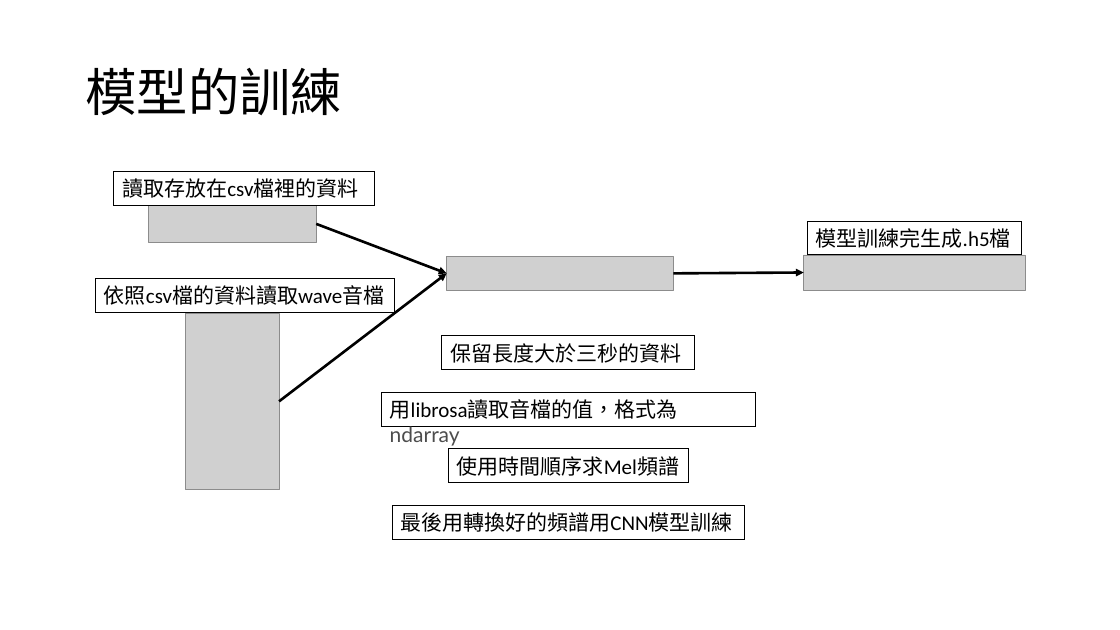
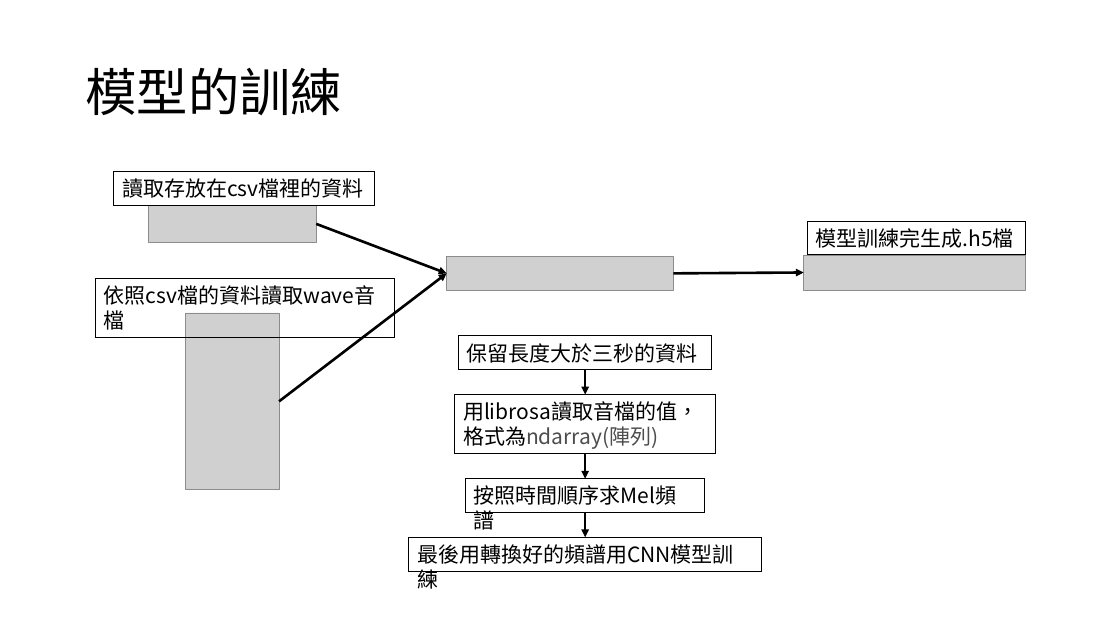
Before and after one commit to Luno82o/FinalProject-Impossible, a slide deck: slide 7 of audio.pptx. Drawn at 1120x630 pixels with LibreOffice and Linux fonts; fonts in the diff are those of the drawing; grey boxes stand for pictures. Boxes give left, top, right and bottom in pixels: in the first picture for what was removed or moved away, otherwise in the second. Text is boxed around its words. In the diff, an @@ line names an element or a change of style, - is before the commit and + after.

```diff
--- a/audio.pptx
+++ b/audio.pptx
@@ rectangle "模型訓練完生成.h5檔": place and size @@
-rectangle "模型訓練完生成.h5檔" at [807, 221, 1022, 255]
+rectangle "模型訓練完生成.h5檔" at [807, 221, 1026, 255]
@@ rectangle "依照csv檔的資料讀取wave音檔": place and size @@
-rectangle "依照csv檔的資料讀取wave音檔" at [96, 278, 394, 312]
+rectangle "依照csv檔的資料讀取wave音檔" at [96, 278, 394, 338]
@@ rectangle "保留長度大於三秒的資料": place and size @@
-rectangle "保留長度大於三秒的資料" at [442, 336, 695, 370]
+rectangle "保留長度大於三秒的資料" at [459, 336, 712, 370]
@@ arrow added from (586, 370) to (586, 395), #000000 2.25 pt @@
@@ rectangle "用librosa讀取音檔的值，": place and size @@
-rectangle "用librosa讀取音檔的值，" at [381, 392, 755, 426]
+rectangle "用librosa讀取音檔的值，" at [455, 395, 716, 455]
@@ text in rectangle at [463, 401, 698, 449]: text changed; font Calibri to Noto Sans CJK SC @@
-用librosa讀取音檔的值，格式為ndarray
+用librosa讀取音檔的值，
+格式為ndarray(陣列)
@@ rectangle "按照時間順序求Mel頻譜": place and size @@
-rectangle "按照時間順序求Mel頻譜" at [449, 450, 688, 483]
+rectangle "按照時間順序求Mel頻譜" at [465, 479, 705, 513]
@@ arrow added from (586, 454) to (586, 479), #000000 2.25 pt @@
@@ text in rectangle at [474, 485, 677, 505]: text changed; font Calibri to Noto Sans CJK SC @@
-使用時間順序求Mel頻譜
+按照時間順序求Mel頻譜
@@ font Calibri to Noto Sans CJK SC in 5 elements at [114, 171, 375, 205], [807, 221, 1026, 255], [459, 336, 712, 370], [96, 278, 394, 338], [409, 538, 762, 571] @@
@@ rectangle "最後用轉換好的頻譜用CNN模型訓練": place and size @@
-rectangle "最後用轉換好的頻譜用CNN模型訓練" at [392, 506, 745, 539]
+rectangle "最後用轉換好的頻譜用CNN模型訓練" at [409, 538, 762, 571]
@@ arrow added from (586, 513) to (586, 538), #000000 2.25 pt @@
```
Also in this commit, not shown: 1 other slide changed, 1 slide added.
